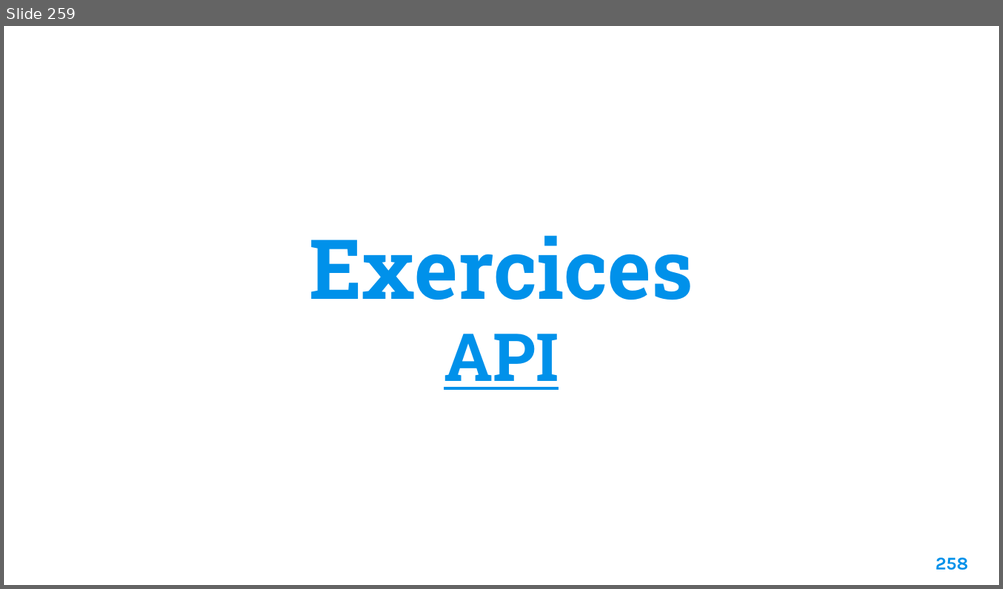
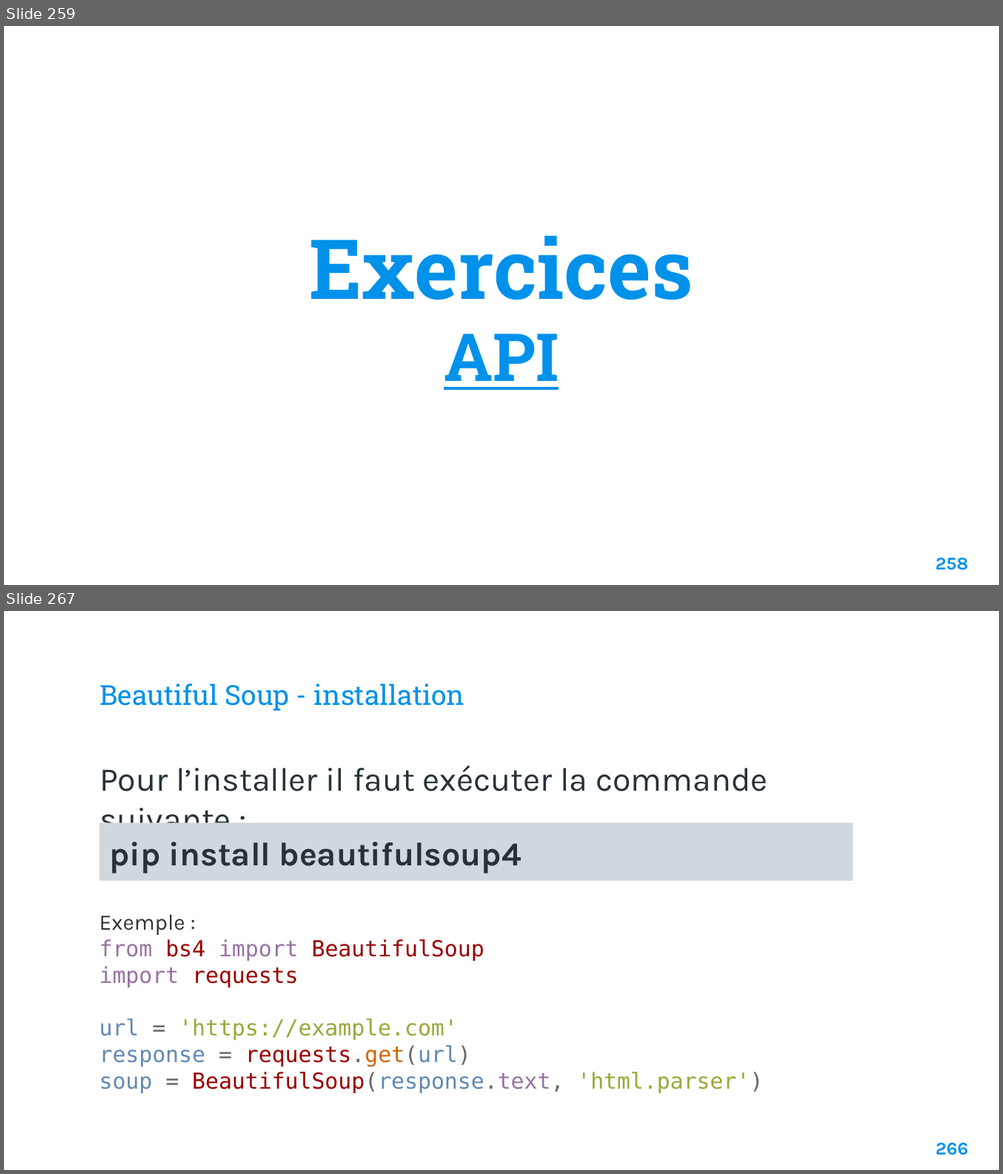
Before and after one commit to Fully-san/PythonSoftwareDevelopment, a slide deck: Supports/Python Software Development.pptx. Shown one above the other, each under a label of ours: slide 259 before the commit, slides 259 and 267 after it; the slides between them are not shown. The pictures are 1003x589 and 1003x1174 pixels, drawn with LibreOffice and Linux fonts; fonts in the diff are those of the drawing; background and template pictures are left out. Boxes give left, top, right and bottom in pixels: in the first picture for what was removed or moved away, otherwise in the second. Text is boxed around its words. In the diff, an @@ line names an element or a change of style, - is before the commit and + after.

```diff
--- a/Supports/Python Software Development.pptx
+++ b/Supports/Python Software Development.pptx
@@ slide 267 added at <box>4,611,999,1170</box>, background picture (left out) @@
@@ title added at <box>99,684,465,711</box>, 20 pt, text #0091EA @@
+Beautiful Soup - installation
@@ text added at <box>99,766,768,823</box>, 24 pt, text #263238 @@
+Pour l’installer il faut exécuter la commande suivante :
@@ rectangle added at <box>99,823,852,880</box>, fill #D1D8DD, 24 pt, text #263238, bold @@
+pip install beautifulsoup4
@@ text added at <box>99,914,762,1094</box>, 16 pt, text #9B0000 @@
+Exemple :
+from bs4 import BeautifulSoup
+import requests
+url = 'https://example.com'
+response = requests.get(url)
+soup = BeautifulSoup(response.text, 'html.parser')
@@ page number added at <box>935,1143,967,1156</box>, 13 pt, text #0091EA, bold @@
+266
```
Also in this commit, not shown: 1 slide changed, 13 other slides added, 6 other files.
